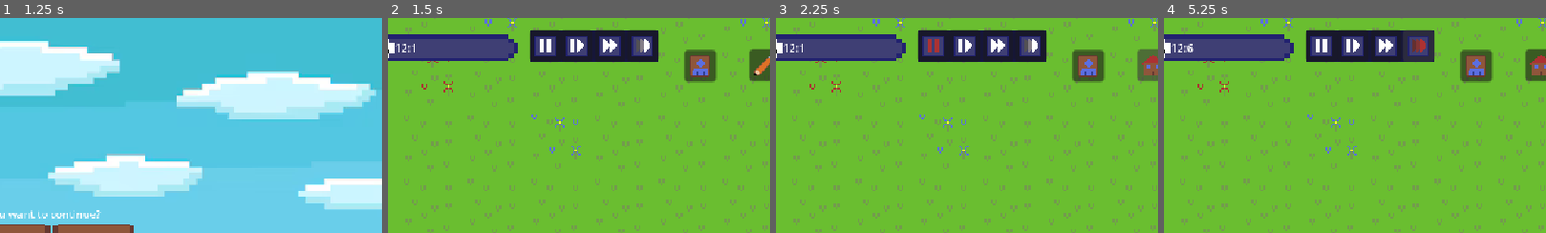
Above: before the commit, frames 1-4 (left to right).
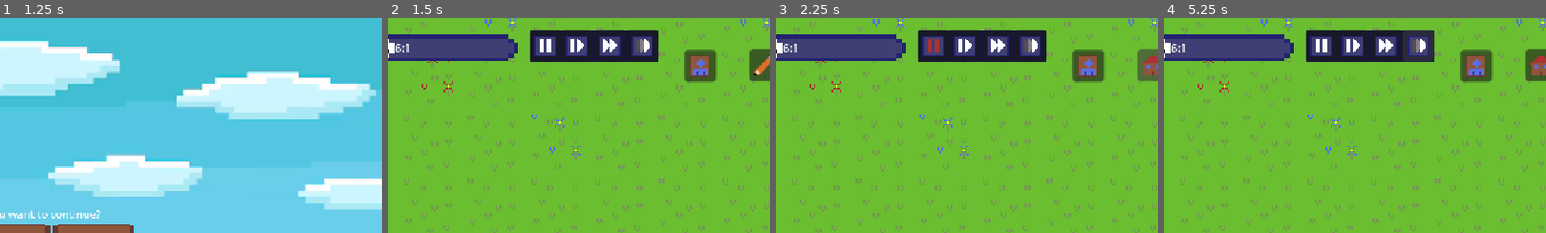
Above: after the commit, the same moments.

Repository: Dev-Karol1111/village
Game: Godot game, scene res://scenes/ui/menu.tscn
Two runs of this game, one before a commit and one after it. Both use one fixed random seed, a clock stepped at 60 frames per second and the inputs below.
Inputs (mouse positions are % of the whole screen's width and height, from its top left):
- Up to frame 1 (1.25 s): click "PLAY" at 0.5 s
- Up to frame 2 (1.5 s): click "New Game" at 1.25 s
- Up to frame 3 (2.25 s): click (93, 11) at 2 s
- Up to frame 4 (5.25 s): click (68, 6) at 2.75 s; click (64, 6) at 3.5 s; click (72, 6) at 4.25 s; click (77, 6) at 5 s
The pictures show only the part of the screen within x 43-93%, y 0-50%; the shares and areas given below are measured in that part.

Frame 1 is identical in both runs. In frame 2, 0.1% of the frame differs, in the area x 2-7%, y 12-16%; in frame 3, 0.1%; in frame 4, 0.4%, in the area x 2-69%, y 9-16%.

Commit message:
Game balance

Diff:
--- a/Builds/campfire.tres
+++ b/Builds/campfire.tres
@@ -1,9 +1,15 @@
-[gd_resource type="Resource" script_class="BettingBase" load_steps=6 format=3 uid="uid://bjwffq4ti4vb"]
+[gd_resource type="Resource" script_class="BettingBase" format=3 uid="uid://bjwffq4ti4vb"]
 
 [ext_resource type="Texture2D" uid="uid://douchfllq01w7" path="res://assets/ui/building_icon.png" id="1_jkf8x"]
+[ext_resource type="Script" uid="uid://dhydnakgojmoc" path="res://scripts/bases/time_data.gd" id="1_ocy4u"]
 [ext_resource type="Script" uid="uid://bam7get7v1om5" path="res://scripts/bases/product_base.gd" id="1_tuqfs"]
 [ext_resource type="Script" uid="uid://cp850ln8fgsvp" path="res://scripts/bases/betting_base.gd" id="2_tuqfs"]
 [ext_resource type="Resource" uid="uid://c3hisiedmmmc1" path="res://resources/products/wood.tres" id="3_jkf8x"]
+
+[sub_resource type="Resource" id="Resource_yjn5j"]
+script = ExtResource("1_ocy4u")
+hours = 2
+metadata/_custom_type_script = "uid://dhydnakgojmoc"
 
 [sub_resource type="AtlasTexture" id="AtlasTexture_jkf8x"]
 atlas = ExtResource("1_jkf8x")
@@ -17,8 +23,10 @@
 size = "2x2"
 edit_texture = SubResource("AtlasTexture_jkf8x")
 products_need_to_build = Dictionary[ExtResource("1_tuqfs"), int]({
-ExtResource("3_jkf8x"): 5
+ExtResource("3_jkf8x"): 6
 })
 free_places = 1
 type = "betting"
+need_building = true
+building_time = SubResource("Resource_yjn5j")
 metadata/_custom_type_script = "uid://cp850ln8fgsvp"
--- a/Builds/hut.tres
+++ b/Builds/hut.tres
@@ -4,10 +4,11 @@
 [ext_resource type="Texture2D" uid="uid://douchfllq01w7" path="res://assets/ui/building_icon.png" id="1_k6l6k"]
 [ext_resource type="Script" uid="uid://bam7get7v1om5" path="res://scripts/bases/product_base.gd" id="1_xgmb0"]
 [ext_resource type="Script" uid="uid://dq4ajlu66q7uy" path="res://scripts/bases/house_base.gd" id="2_k6l6k"]
+[ext_resource type="Resource" uid="uid://c3hisiedmmmc1" path="res://resources/products/wood.tres" id="4_dusr1"]
 
 [sub_resource type="Resource" id="Resource_dusr1"]
 script = ExtResource("1_8wvo4")
-hours = 8
+hours = 6
 metadata/_custom_type_script = "uid://dhydnakgojmoc"
 
 [sub_resource type="AtlasTexture" id="AtlasTexture_8wvo4"]
@@ -22,10 +23,11 @@
 game_texture_tileset_y = 2
 size = "3x2"
 edit_texture = SubResource("AtlasTexture_8wvo4")
-free_places = 1
+products_need_to_build = Dictionary[ExtResource("1_xgmb0"), int]({
+ExtResource("4_dusr1"): 25
+})
 type = "house"
 need_building = true
-min_workers_to_build = 2
 building_time = SubResource("Resource_dusr1")
 building_texture_x = 5
 metadata/_custom_type_script = "uid://dq4ajlu66q7uy"
--- a/resources/experiment_list.tres
+++ b/resources/experiment_list.tres
@@ -7,7 +7,7 @@
 
 [sub_resource type="Resource" id="Resource_5chg7"]
 script = ExtResource("2_bvpmf")
-hours = 13
+hours = 4
 metadata/_custom_type_script = "uid://dhydnakgojmoc"
 
 [sub_resource type="Resource" id="Resource_47g6f"]
--- a/resources/experiments/hut_experiment.tres
+++ b/resources/experiments/hut_experiment.tres
@@ -6,7 +6,7 @@
 
 [sub_resource type="Resource" id="Resource_xt2jf"]
 script = ExtResource("3_aybux")
-days = 1
+hours = 10
 metadata/_custom_type_script = "uid://dhydnakgojmoc"
 
 [resource]
--- a/resources/toturial_timeline.tres
+++ b/resources/toturial_timeline.tres
@@ -6,8 +6,8 @@
 
 [sub_resource type="Resource" id="Resource_l5pu1"]
 script = ExtResource("3_qw56b")
-minutes = 15
-hours = 12
+minutes = 3
+hours = 6
 metadata/_custom_type_script = "uid://dhydnakgojmoc"
 
 [sub_resource type="Resource" id="Resource_153be"]
@@ -23,22 +23,29 @@
 title = "WORKS"
 message = "Assing: 1 person to care for elderly
  2 for care children
- 7 for fruit picking
-1 to the experimet"
+ 5 for fruit picking & 1 wood picking
+1 to the experimet (campfire)"
 need_proceed = true
 metadata/_custom_type_script = "uid://b436ldi6imdfy"
 
 [sub_resource type="Resource" id="Resource_5sn6v"]
 script = ExtResource("2_qw56b")
-title = "UNPAUE"
+title = "UNPAUSE"
 message = "Unpause the game"
 special_type = "unpause"
+metadata/_custom_type_script = "uid://b436ldi6imdfy"
+
+[sub_resource type="Resource" id="Resource_mf5yt"]
+script = ExtResource("2_qw56b")
+title = "WAIT"
+message = "Wait until experiment finish"
 metadata/_custom_type_script = "uid://b436ldi6imdfy"
 
 [sub_resource type="Resource" id="Resource_67k6k"]
 script = ExtResource("2_qw56b")
 title = "CAMPFIRE"
-message = "Build your first campfire."
+message = "Experimenting with campfire finished.
+Build your first campfire."
 need_proceed = true
 after_unlocked_experiment = "Campfire"
 cannot_be_first = true
@@ -47,22 +54,56 @@
 [sub_resource type="Resource" id="Resource_3s0vq"]
 script = ExtResource("2_qw56b")
 title = "UNLOCKED"
-message = "New experiment is unlocked, assing
-one person to this"
+message = "Hut was unlocked.
+Assing one people to this experiment."
 need_proceed = true
 after_unlocked_experiment = "Hut unlocking"
+cannot_be_first = true
+metadata/_custom_type_script = "uid://b436ldi6imdfy"
+
+[sub_resource type="Resource" id="Resource_vwklk"]
+script = ExtResource("2_qw56b")
+title = "WAIT"
+message = "Wait until experiment finish"
+need_proceed = true
+metadata/_custom_type_script = "uid://b436ldi6imdfy"
+
+[sub_resource type="Resource" id="Resource_of6ny"]
+script = ExtResource("2_qw56b")
+title = "BUILDING"
+message = "Experiments with hut has ended.
+Now you can place it."
+need_proceed = true
+after_finished_experiment = "Hut experiment"
 cannot_be_first = true
 metadata/_custom_type_script = "uid://b436ldi6imdfy"
 
 [sub_resource type="Resource" id="Resource_eehbe"]
 script = ExtResource("2_qw56b")
 title = "HUT"
-message = "Build your first hut"
+message = "Build your first hut.
+Assing  1 person into this work"
 need_proceed = true
 after_finished_experiment = "Hut experiment"
 cannot_be_first = true
 metadata/_custom_type_script = "uid://b436ldi6imdfy"
 
+[sub_resource type="Resource" id="Resource_qbydd"]
+script = ExtResource("2_qw56b")
+title = "HUT"
+message = "Check it when hut is finished"
+special_type = "first hut"
+need_proceed = true
+metadata/_custom_type_script = "uid://b436ldi6imdfy"
+
+[sub_resource type="Resource" id="Resource_iemwh"]
+script = ExtResource("2_qw56b")
+title = "GREYBEARD"
+message = "Assing greybeard into hut unless you want
+to lose them ..."
+need_proceed = true
+metadata/_custom_type_script = "uid://b436ldi6imdfy"
+
 [resource]
 script = ExtResource("1_153be")
-toturial_data = Array[ExtResource("2_qw56b")]([SubResource(" …(62 unchanged characters)… Resource_5sn6v"), SubResource("Resource_67k6k"), SubResource("Resource_3s0vq"), SubResource("Resource_eehbe")])
+toturial_data = Array[ExtResource("2_qw56b")]([SubResource(" …(62 unchanged characters)… Resource_5sn6v"), SubResource("Resource_mf5yt"), SubResource("Resource_67k6k"), SubResource("Resource_3s0vq"), SubResource("Resource_vwklk"), SubResource("Resource_of6ny"), SubResource("Resource_eehbe"), SubResource("Resource_qbydd"), SubResource("Resource_iemwh")])
--- a/resources/unlocking_timeline.tres
+++ b/resources/unlocking_timeline.tres
@@ -21,7 +21,7 @@
 
 [sub_resource type="Resource" id="Resource_xgwxr"]
 script = ExtResource("3_sia6l")
-hours = 18
+hours = 10
 days = 1
 metadata/_custom_type_script = "uid://dhydnakgojmoc"
 
--- a/resources/work_list.tres
+++ b/resources/work_list.tres
@@ -12,7 +12,7 @@
 
 [sub_resource type="Resource" id="Resource_3yp2n"]
 script = ExtResource("4_dh1wa")
-hours = 2
+hours = 3
 metadata/_custom_type_script = "uid://dhydnakgojmoc"
 
 [sub_resource type="Resource" id="Resource_nhs8g"]
@@ -20,7 +20,7 @@
 name_var = "fruit picking"
 type = "collecting"
 time = SubResource("Resource_3yp2n")
-count = 3
+count = 4
 output = SubResource("Resource_sn34b")
 metadata/_custom_type_script = "uid://ccbw2jqlyy2gj"
 
@@ -37,12 +37,32 @@
 script = ExtResource("2_nhs8g")
 name_var = "care for the elderly"
 type = "looking after"
+minimal_people = 1
 target_group = "greybeard"
+taking_damage = 2
+metadata/_custom_type_script = "uid://ccbw2jqlyy2gj"
+
+[sub_resource type="Resource" id="Resource_p75ya"]
+script = ExtResource("3_d7xto")
+name = "wood"
+metadata/_custom_type_script = "uid://bam7get7v1om5"
+
+[sub_resource type="Resource" id="Resource_mgk4h"]
+script = ExtResource("4_dh1wa")
+hours = 3
+metadata/_custom_type_script = "uid://dhydnakgojmoc"
+
+[sub_resource type="Resource" id="Resource_33mow"]
+script = ExtResource("2_nhs8g")
+name_var = "Wood picking"
+type = "collecting"
 minimal_people = 1
-taking_damage = 2
+time = SubResource("Resource_mgk4h")
+count = 4
+output = SubResource("Resource_p75ya")
 metadata/_custom_type_script = "uid://ccbw2jqlyy2gj"
 
 [resource]
 script = ExtResource("1_7h5e8")
-works_list = Array[ExtResource("2_nhs8g")]([SubResource("Resource_nhs8g"), SubResource("Resource_d7xto"), SubResource("Resource_dh1wa")])
+works_list = Array[ExtResource("2_nhs8g")]([SubResource("Resource_nhs8g"), SubResource("Resource_d7xto"), SubResource("Resource_dh1wa"), SubResource("Resource_33mow")])
 metadata/_custom_type_script = "uid://bbad48x7j0oid"
--- a/scenes/map.tscn
+++ b/scenes/map.tscn
@@ -84,24 +84,24 @@
 custom_data_layer_0/type = 1
 sources/0 = SubResource("TileSetAtlasSource_0cso3")
 
-[node name="map" type="Node2D"]
+[node name="map" type="Node2D" unique_id=1840341667]
 script = ExtResource("1_0cso3")
 
-[node name="TileMapLayer" type="TileMapLayer" parent="."]
+[node name="TileMapLayer" type="TileMapLayer" parent="." unique_id=892339021]
 tile_map_data = PackedByteArray("AAAAAAAAAAAAAAIAAAAAAAEAAAAAAAIAAAAAAAIAAAAAAAIAAAAAAAMAAAAAAAIAAAAAAAQAAAAAAAIAAAAAAA …(28080 unchanged characters)…
 tile_set = SubResource("TileSet_2klcf")
 
-[node name="Camera2D" type="Camera2D" parent="."]
+[node name="Camera2D" type="Camera2D" parent="." unique_id=773849782]
 position = Vector2(886, 479)
 zoom = Vector2(3, 3)
 script = ExtResource("2_paxxb")
 
-[node name="Mode" parent="." instance=ExtResource("3_gldc4")]
+[node name="Mode" parent="." unique_id=1738797501 instance=ExtResource("3_gldc4")]
 map = NodePath("..")
 
-[node name="opened" type="Node" parent="Mode"]
+[node name="opened" type="Node" parent="Mode" unique_id=391146998]
 
-[node name="console" parent="Mode" instance=ExtResource("5_2klcf")]
+[node name="console" parent="Mode" unique_id=222389498 instance=ExtResource("5_2klcf")]
 anchor_top = 0.84000003
 anchor_right = 0.469
 anchor_bottom = 1.5680001
--- a/scenes/ui/information.tscn
+++ b/scenes/ui/information.tscn
@@ -6,7 +6,7 @@
 line_spacing = 0.5
 font_size = 12
 
-[node name="information" type="Control"]
+[node name="information" type="Control" unique_id=911582685]
 custom_minimum_size = Vector2(0, 130)
 layout_mode = 3
 anchors_preset = 0
@@ -16,16 +16,16 @@
 grow_vertical = 2
 script = ExtResource("1_4mbif")
 
-[node name="bc" type="ColorRect" parent="."]
+[node name="bc" type="ColorRect" parent="." unique_id=1657481300]
 layout_mode = 0
 offset_right = 252.0
 offset_bottom = 127.0
 color = Color(1, 0.5529412, 1, 1)
 
-[node name="Line2D" type="Line2D" parent="."]
+[node name="Line2D" type="Line2D" parent="." unique_id=1955412568]
 points = PackedVector2Array(5, 5, 247, 5, 247, 124, 5, 124, 5, 5)
 
-[node name="title" type="Label" parent="."]
+[node name="title" type="Label" parent="." unique_id=1523080556]
 layout_mode = 1
 anchors_preset = -1
 anchor_left = 0.5
@@ -39,7 +39,7 @@
 grow_horizontal = 2
 text = "TITLE"
 
-[node name="text" type="Label" parent="."]
+[node name="text" type="Label" parent="." unique_id=1891064869]
 layout_mode = 1
 anchors_preset = -1
 anchor_left = 0.056
@@ -54,7 +54,7 @@
 xxxxxxxxxxxxxxxxxxxxxx"
 label_settings = SubResource("LabelSettings_4mbif")
 
-[node name="Button" type="Button" parent="."]
+[node name="Button" type="Button" parent="." unique_id=1021932794]
 layout_mode = 0
 offset_left = 182.0
 offset_top = 88.5
--- a/scripts/autoload/game_events_managment.gd
+++ b/scripts/autoload/game_events_managment.gd
@@ -22,7 +22,7 @@
 				text += "\nSome building was unlocked"
 			if event.unlocked_works:
 				for work in event.unlocked_works:
-					load("res://scripts/bases/work_list.gd").works_list.append_array(event.unlocked_works)
+					PeopleManagment.available_works.append_array(event.unlocked_works)
 				text += "\nSome works was unlocked"
 
 			if event.unlocked_experiments:
--- a/scripts/autoload/time_managment.gd
+++ b/scripts/autoload/time_managment.gd
@@ -6,7 +6,7 @@
 
 func _ready() -> void:
 	time = TimeData.new()
-	time.hours = 12
+	time.hours = 6
 
 func time_loop():
 	while Managment.running:
--- a/scripts/autoload/toturial_management.gd
+++ b/scripts/autoload/toturial_management.gd
@@ -66,6 +66,8 @@
 					Signals.add_information.emit("toturial",tot.title, tot.message, 0)
 					active.append(tot)
 					emitted.append(tot)
+				elif tot.special_type == "first hut":
+					GameEventsManagment.millstones.set('Hut unlocked', true)
 			else:
 				Signals.add_information.emit("toturial",tot.title, tot.message, 0, true)
 				data.erase(tot)
--- a/scripts/bases/people.gd
+++ b/scripts/bases/people.gd
@@ -35,10 +35,10 @@
 	type = preset_type
 	if preset_type == "child":
 		age = int(randf_range(4,14))
-		need_food = 3
+		need_food = 2
 	elif preset_type == "adult":
 		age = int(randf_range(20,45))
-		need_food = 4
+		need_food = 6
 	elif preset_type == "greybeard":
-		need_food = 5
+		need_food = 3
 		age = int(randf_range(65, 70))
--- a/scripts/ui/information.gd
+++ b/scripts/ui/information.gd
@@ -44,6 +44,8 @@
 	title_label.text = title
 	text_label.text = text
 
+	print(title)
+
 	# Show with animation
 	visible = true
 	_animate_in()
--- a/scripts/ui/mode.gd
+++ b/scripts/ui/mode.gd
@@ -134,6 +134,10 @@
 		button_data.icon = new_icon
 
 func _on_speedx_15_pressed() -> void:
+	if Managment.mode == "edit":
+		return
+	if Managment.totally_pause:
+		return
 	Managment.speed_time = 1
 	Managment.multiple_speed = 15
 	set_button_image(selected, false)
@@ -141,6 +145,10 @@
 	selected = "speedx15"
 
 func _on_speedx_5_pressed() -> void:
+	if Managment.mode == "edit":
+		return
+	if Managment.totally_pause:
+		return
 	Managment.speed_time = 1
 	Managment.multiple_speed = 5
 	set_button_image(selected, false)
Not shown: 1 places in resources/experiment_list.tres that only renumber resources
Not shown: 1 places in resources/experiments/hut_experiment.tres that only renumber resources
Not shown: 1 places in resources/toturial_timeline.tres that only renumber resources
Not shown: 1 places in resources/unlocking_timeline.tres that only renumber resources
Not shown: 2 places in resources/work_list.tres that only renumber resources
Not shown: 1 places in scenes/map.tscn that only renumber resources
Not shown: 1 places in scenes/ui/information.tscn that only renumber resources
